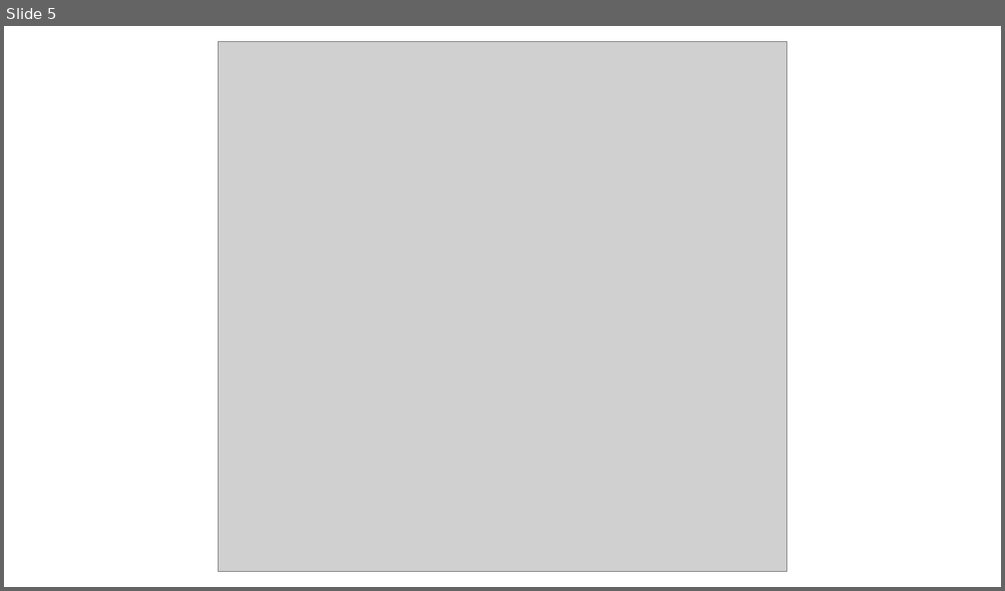
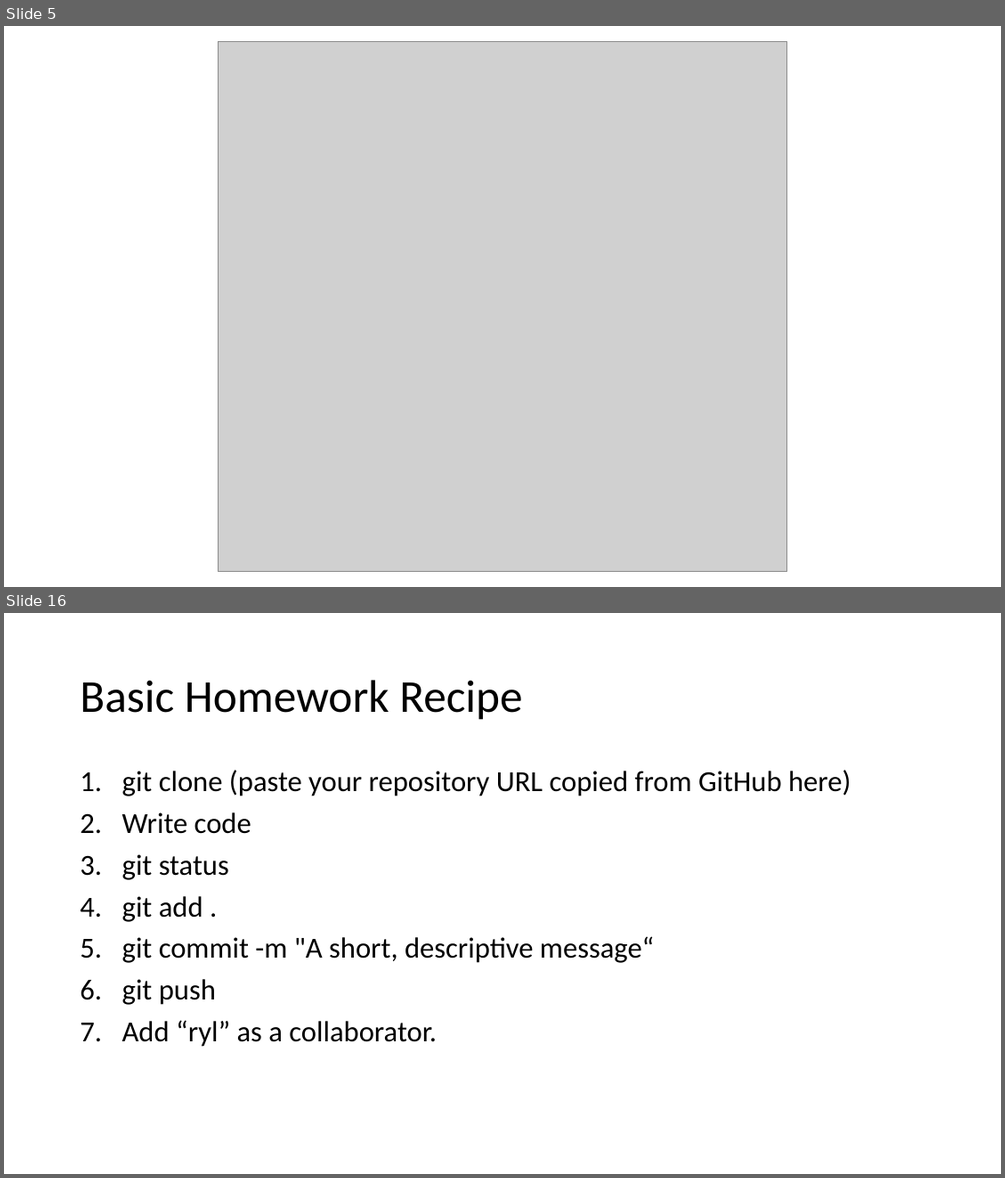
Before and after one commit to ryl/cybr406-2020, a slide deck: files/working-with-git-github.pptx. Shown one above the other, each under a label of ours: slide 5 before the commit, slides 5 and 16 after it; the slides between them are not shown. The pictures are 1005x591 and 1005x1178 pixels, drawn with LibreOffice and Linux fonts; fonts in the diff are those of the drawing; grey boxes stand for pictures; background and template pictures are left out. Boxes give left, top, right and bottom in pixels: in the first picture for what was removed or moved away, otherwise in the second. Text is boxed around its words. In the diff, an @@ line names an element or a change of style, - is before the commit and + after.

```diff
--- a/files/working-with-git-github.pptx
+++ b/files/working-with-git-github.pptx
@@ slide 16 added at (4,613,1001,1174), background #FFFFFF @@
@@ title added at (80,680,522,720), 44 pt, text #000000 @@
+Basic Homework Recipe
@@ text added at (122,770,850,1046), 28 pt, text #000000 @@
+1. git clone (paste your repository URL copied from GitHub here)
+2. Write code
+3. git status
+4. git add .
+5. git commit -m "A short, descriptive message“
+6. git push
+7. Add “ryl” as a collaborator.
```
Also in this commit, not shown: 5 slides changed, 5 other slides added, 1 slide removed.
